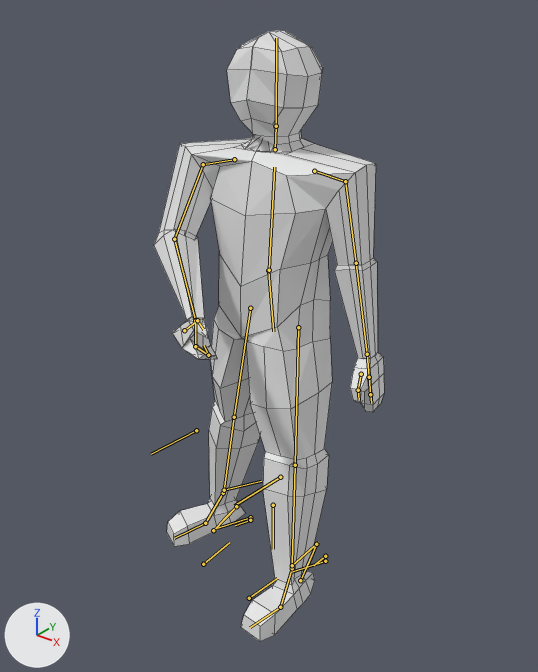
Renders of the Blender file characters/player/Char/char.blend from each side of a commit.
One viewpoint serves both versions: a camera (50 mm lens) standing at (3.43, -4.31, 4.98) and looking at (0.12, -0.17, 2.41). Lighting does not change. The marker at lower left points along +X, +Y and +Z. Both versions are drawn at frame 30 of the action 'attack_left'; the numbers are the values there. The bones that bend it are drawn over the model as lines. Mesh edges are drawn as thin lines.

In view in the first picture: 'Char'.
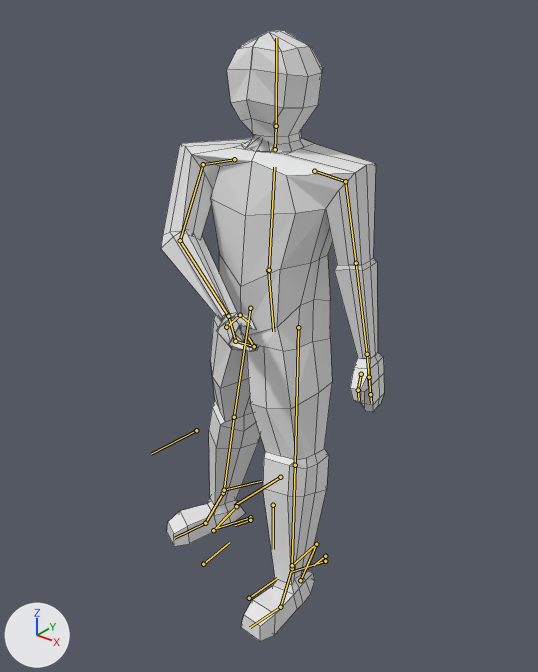
Edits to the bpy script that builds the scene:
```text
Change bone_arm_r:
    where bone_arm_r = bpy.data.objects['Armature'].pose.bones['arm.R']  # child of 'shoulder.R'
    bone_arm_r.rotation_quaternion: (0.845, -0.411, 0.025, 0.239) -> (0.83, -0.403, -0.011, 0.297)  # degrees (-49, 15, 25) -> degrees (-48, 14, 33)
Change bone_forearm_r:
    where bone_forearm_r = bpy.data.objects['Armature'].pose.bones['forearm.R']  # child of 'arm.R'
    bone_forearm_r.rotation_quaternion: (0.918, -0.04, -0.056, 0.339) -> (0.888, -0.081, -0.128, 0.389)  # degrees (-7, -4, 41) -> degrees (-15, -10, 49)
```

Pixel boxes (x1, y1, x2, y2) of what changed, in the pictures (538 x 672 px):
'Char', posed: before (154, 30, 384, 641); after (161, 30, 384, 641)
bone 'arm.R', root to tip: before (203, 164) to (174, 239); after (203, 164) to (180, 240)
bone 'forearm.R', root to tip: before (174, 239) to (195, 320); after (180, 240) to (228, 316)
